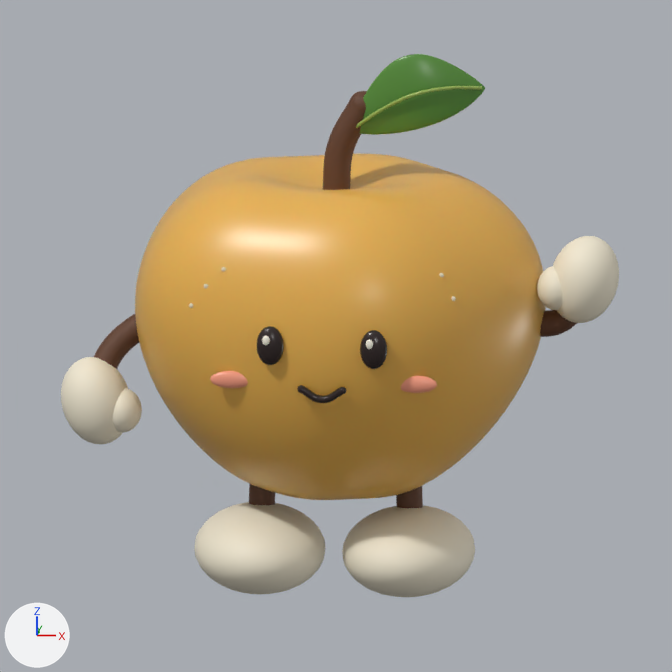
The Blender file assets/blender/characters/honey.blend: old version first, new version second.
Before and after are seen from the file's camera 'Camera'. The lights are fixed; the arrows at lower left show +X, +Y and +Z. The first picture is the older version.

In view in the first picture: 'Apple arm', 'Apple arm.001', 'Apple body', 'Apple leaf', 'Bent apple stem', 'Little leg', 'Little leg.001', 'Little mitten', 'Little mitten.001', 'Mitten thumb', 'Mitten thumb.001', 'Rounded stem tip', 'Seed eye', 'Seed eye.001', 'Small smile', 'Soft shoe', 'Soft shoe.001' and 5 more.
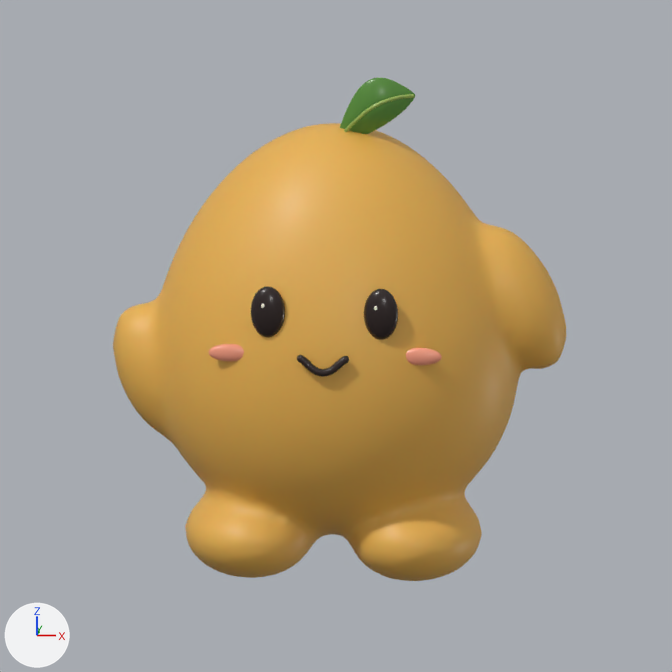
Where the newer file only moved an object's origin or applied its transform, the numbers keep the older frame.

Changed parts and their boxes (x1, y1, x2, y2) in the pictures (672 x 672 px):
'Sprite body', added (orange)
    after: (113, 123, 566, 581)
'Apple body', deleted (orange)
    before: (135, 153, 546, 500)
'Soft shoe.001', deleted
    before: (342, 505, 475, 597)
'Soft shoe', deleted (pale yellow)
    before: (194, 502, 326, 594)
'Apple leaf', deleted (green)
    before: (359, 54, 485, 135)
'Little mitten.001', deleted (pale yellow)
    before: (553, 236, 619, 323)
'Little mitten', deleted (pale yellow)
    before: (61, 357, 128, 444)
'Sprout tuft', added (green)
    after: (340, 78, 415, 134)
'Bent apple stem', deleted (brown)
    before: (322, 98, 365, 190)
'Seed eye.001', reshaped (25% wider, 30% taller)
    before: (360, 330, 387, 369)
    after: (364, 289, 398, 340)
'Seed eye', reshaped (21% wider, 30% taller)
    before: (256, 326, 284, 365)
    after: (251, 286, 285, 337)
'Apple arm', deleted (brown)
    before: (94, 314, 139, 369)
'Mitten thumb', deleted
    before: (113, 389, 142, 433)
'Mitten thumb.001', deleted
    before: (537, 266, 562, 310)
'Apple arm.001', deleted (brown)
    before: (540, 310, 577, 337)
'Little leg.001', deleted (brown)
    before: (396, 486, 423, 508)
'Little leg', deleted (brown)
    before: (249, 484, 275, 505)
'Rounded stem tip', deleted
    before: (349, 91, 367, 112)
part 1 of me_sphere_040, deleted (black)
    before: (256, 326, 284, 365)
part 2 of me_sphere_040, added (black)
    after: (251, 286, 285, 337)
part 3 of me_sphere_046, deleted (black)
    before: (360, 330, 387, 369)
part 4 of me_sphere_046, added (black)
    after: (364, 289, 398, 340)
part 5 of me_small_smile_002, added (black)
    after: (299, 356, 346, 377)
part 6 of me_small_smile_002, deleted
    before: (301, 386, 343, 403)

The change, as a diff of the scene's bpy script:
```diff
--- a/assets/blender/characters/honey.blend.py
+++ b/assets/blender/characters/honey.blend.py
@@ me_sphere_040 @@
 # used by ob_seed_eye; location = (-0.175, -0.54, 1.015); scale = (0.046, 0.027, 0.067)
-me_sphere_040.from_pydata(...)  # 482 vertices, 512 faces; spans x -1.0..1.0, y -1.0..1.0, z -1.0..1.0
+me_sphere_040.from_pydata(...)  # 482 vertices, 512 faces; spans x -1.59..0.93, y 2.02..4.47, z 0.1..2.73
+# me_sphere_040 part 1: 482 vertices removed from x -1.0..1.0, y -1.0..1.0, z -1.0..1.0
+# me_sphere_040 part 2: 482 vertices added at x -1.59..0.93, y 2.02..4.47, z 0.1..2.73, forming a UV sphere (32 segments, 16 rings, poles along z)
 me_sphere_040.materials.append(mat_seed_eyes_002)
@@ me_sphere_046 @@
 # used by ob_seed_eye_001; location = (0.175, -0.565, 1.015); scale = (0.046, 0.027, 0.067)
-me_sphere_046.from_pydata(...)  # 482 vertices, 512 faces; spans x -1.0..1.0, y -1.0..1.0, z -1.0..1.0
+me_sphere_046.from_pydata(...)  # 482 vertices, 512 faces; spans x -0.93..1.59, y 2.94..5.39, z 0.1..2.73
+# me_sphere_046 part 3: 482 vertices removed from x -1.0..1.0, y -1.0..1.0, z -1.0..1.0
+# me_sphere_046 part 4: 482 vertices added at x -0.93..1.59, y 2.94..5.39, z 0.1..2.73, forming a UV sphere (32 segments, 16 rings, poles along z)
 me_sphere_046.materials.append(mat_seed_eyes_002)
@@ me_small_smile_002 @@
-me_small_smile_002.from_pydata(...)  # 270 vertices, 256 faces; spans x -0.076..0.076, y -0.569..-0.531, z 0.823..0.881
+me_small_smile_002.from_pydata(...)  # 270 vertices, 256 faces; spans x -0.082..0.082, y -0.53..-0.495, z 0.908..0.976
+# me_small_smile_002 part 5: a new loose piece of 250 vertices spanning x -0.082..0.082, y -0.53..-0.495, z 0.908..0.976, in mat_seed_eyes_002 (black #2c1f1e)
+# me_small_smile_002 part 6: the loose piece of 250 vertices spanning x -0.076..0.076, y -0.569..-0.531, z 0.823..0.881 is deleted
+# other edits to the shape of me_small_smile_002 do not show in these pictures
 me_small_smile_002.materials.append(mat_seed_eyes_002)
@@ ob_apple_body @@
-ob_apple_body = bpy.data.objects.new('Apple body', me_lobed_apple_sculpt_002)
@@ ob_little_leg @@
-ob_little_leg = bpy.data.objects.new('Little leg', me_little_leg_004)
@@ ob_soft_shoe @@
-ob_soft_shoe = bpy.data.objects.new('Soft shoe', me_sphere_043)
@@ ob_apple_arm @@
-ob_apple_arm = bpy.data.objects.new('Apple arm', me_apple_arm_004)
@@ ob_little_mitten @@
-ob_little_mitten = bpy.data.objects.new('Little mitten', me_sphere_044)
@@ ob_mitten_thumb @@
-ob_mitten_thumb = bpy.data.objects.new('Mitten thumb', me_sphere_045)
@@ ob_little_leg_001 @@
-ob_little_leg_001 = bpy.data.objects.new('Little leg.001', me_little_leg_005)
@@ ob_soft_shoe_001 @@
-ob_soft_shoe_001 = bpy.data.objects.new('Soft shoe.001', me_sphere_049)
@@ ob_apple_arm_001 @@
-ob_apple_arm_001 = bpy.data.objects.new('Apple arm.001', me_apple_arm_005)
@@ ob_little_mitten_001 @@
-ob_little_mitten_001 = bpy.data.objects.new('Little mitten.001', me_sphere_050)
@@ ob_mitten_thumb_001 @@
-ob_mitten_thumb_001 = bpy.data.objects.new('Mitten thumb.001', me_sphere_051)
@@ ob_bent_apple_stem @@
-ob_bent_apple_stem = bpy.data.objects.new('Bent apple stem', me_bent_apple_stem_002)
@@ ob_rounded_stem_tip @@
-ob_rounded_stem_tip = bpy.data.objects.new('Rounded stem tip', me_sphere_054)
@@ ob_apple_leaf @@
-ob_apple_leaf = bpy.data.objects.new('Apple leaf', me_leaf_blade_002)
@@ ob_sprout_tuft @@
+ob_sprout_tuft = bpy.data.objects.new('Sprout tuft', me_leaf_blade_002_1)  # 225 vertices, 192 faces; spans x 0.0..0.27, y -0.07..-0.01, z 1.589..1.827; in mat_living_leaf_002 (green #59903c); modifiers SOLIDIFY, SUBSURF
+ob_sprout_tuft.location = (0.0, 0.0, 0.0)
@@ ob_sprite_body @@
+ob_sprite_body = bpy.data.objects.new('Sprite body', me_soft_pear_sculpt_002)  # 12974 vertices, 12972 faces; spans x -0.75..0.77, y -0.5..0.5, z 0.12..1.65; in mat_honey_soft_clay (orange #eab350)
+ob_sprite_body.location = (0.0, 0.0, 0.0)
```
